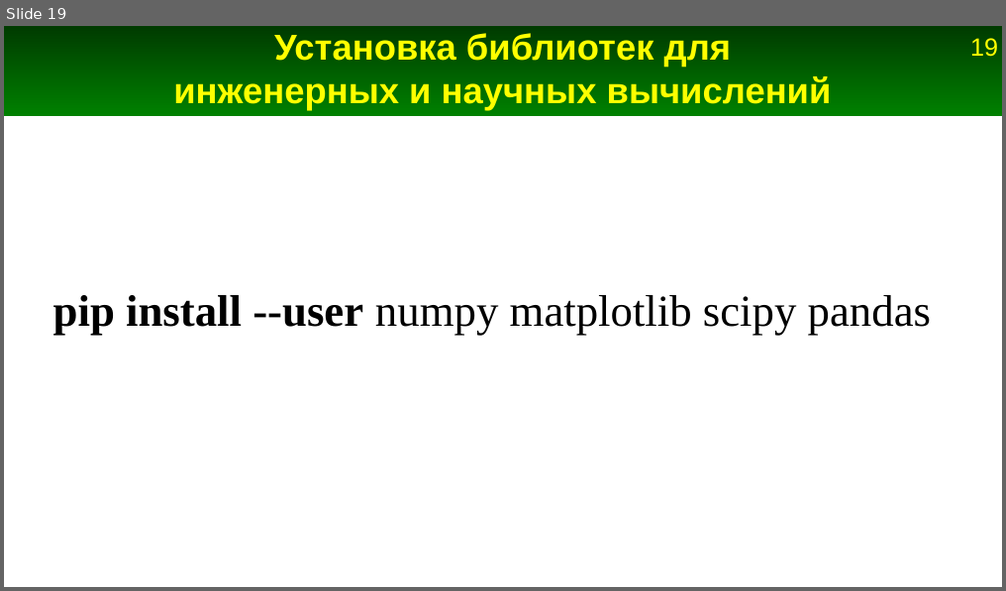
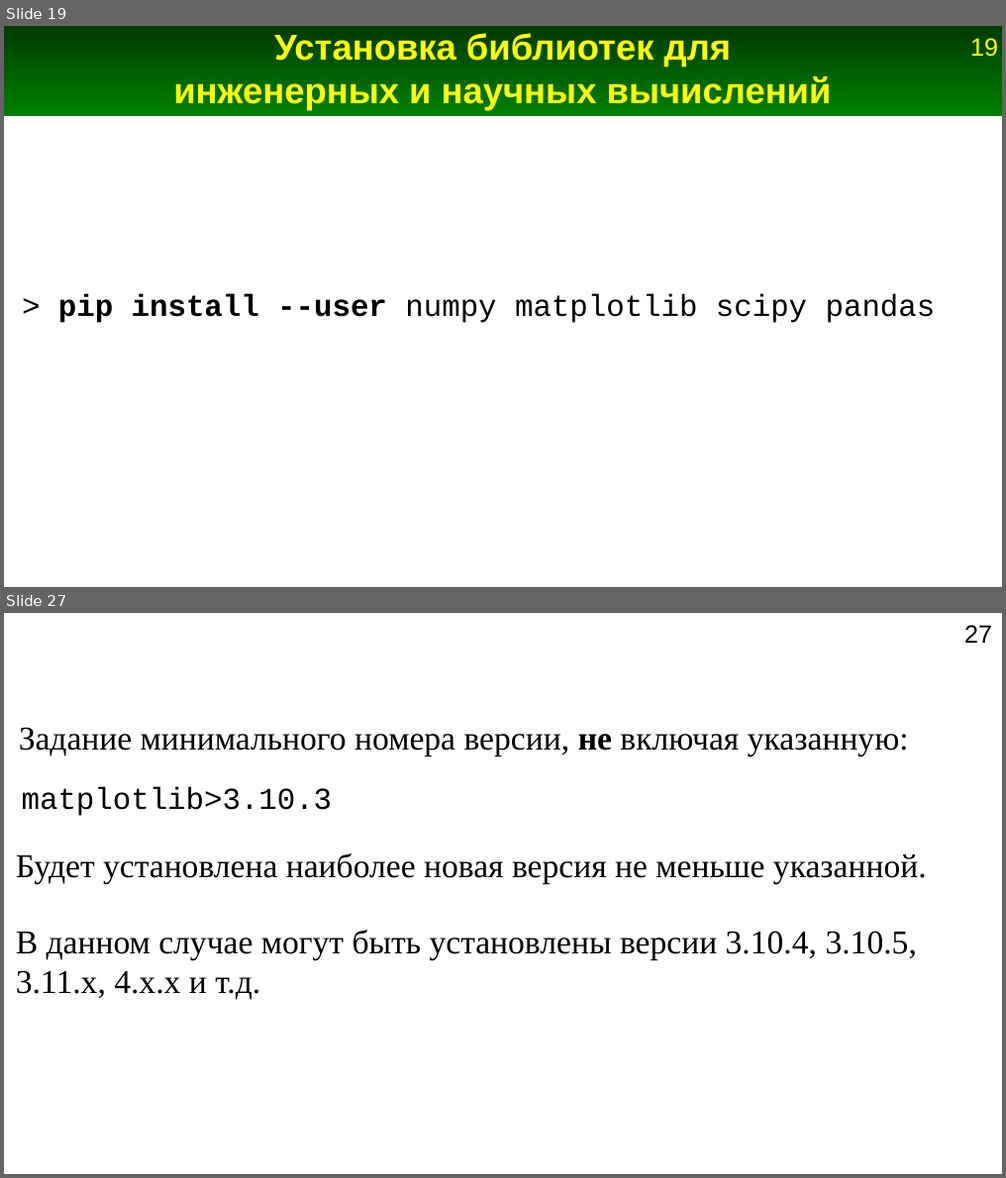
Before and after one commit to Jenyay/python-lectures, a slide deck: presentations/13. Modules.odp. Shown one above the other, each under a label of ours: slide 19 before the commit, slides 19 and 27 after it; the slides between them are not shown. The pictures are 1006x591 and 1006x1178 pixels, drawn with LibreOffice and Linux fonts; fonts in the diff are those of the drawing. Boxes give left, top, right and bottom in pixels: in the first picture for what was removed or moved away, otherwise in the second. Text is boxed around its words. In the diff, an @@ line names an element or a change of style, - is before the commit and + after.

```diff
--- a/presentations/13. Modules.odp
+++ b/presentations/13. Modules.odp
@@ slide 27 added at [4, 613, 1002, 1174], background #FFFFFF @@
@@ page number added at [964, 625, 992, 643], 18 pt, text #000000 @@
+27
@@ text added at [19, 727, 909, 757], 24 pt, text #000000 @@
+Задание минимального номера версии, не включая указанную:
@@ text added at [22, 787, 333, 816], 22 pt, text #000000 @@
+matplotlib>3.10.3
@@ text added at [16, 854, 927, 883], 24 pt, text #000000 @@
+Будет установлена наиболее новая версия не меньше указанной.
@@ text added at [16, 930, 917, 1000], 24 pt, text #000000 @@
+В данном случае могут быть установлены версии 3.10.4, 3.10.5,
+3.11.x, 4.x.x и т.д.
@@ slide 19 changed as well @@
@@ text at [58, 294, 936, 323]: text changed; size 32 to 22 pt; font Times New Roman to Courier New @@
-pip install --user numpy matplotlib scipy pandas
+> pip install --user numpy matplotlib scipy pandas
```
Also in this commit, not shown: 5 other slides changed, 12 other slides added, 1 other file.
